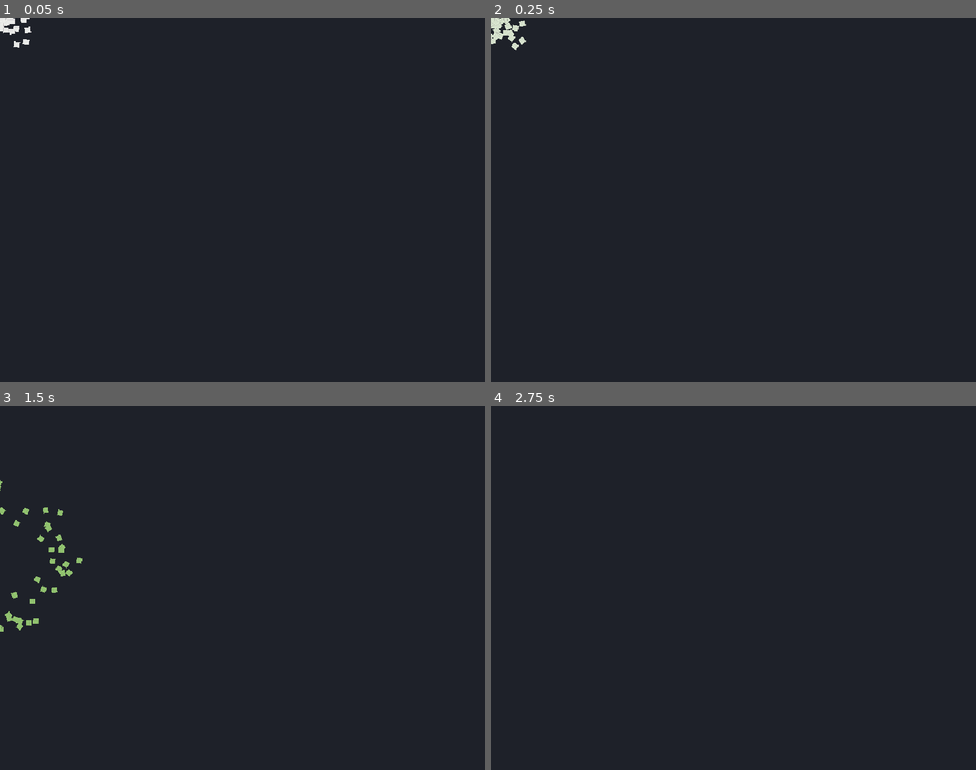
Above: before the commit, frames 1-4 (two rows, left to right).
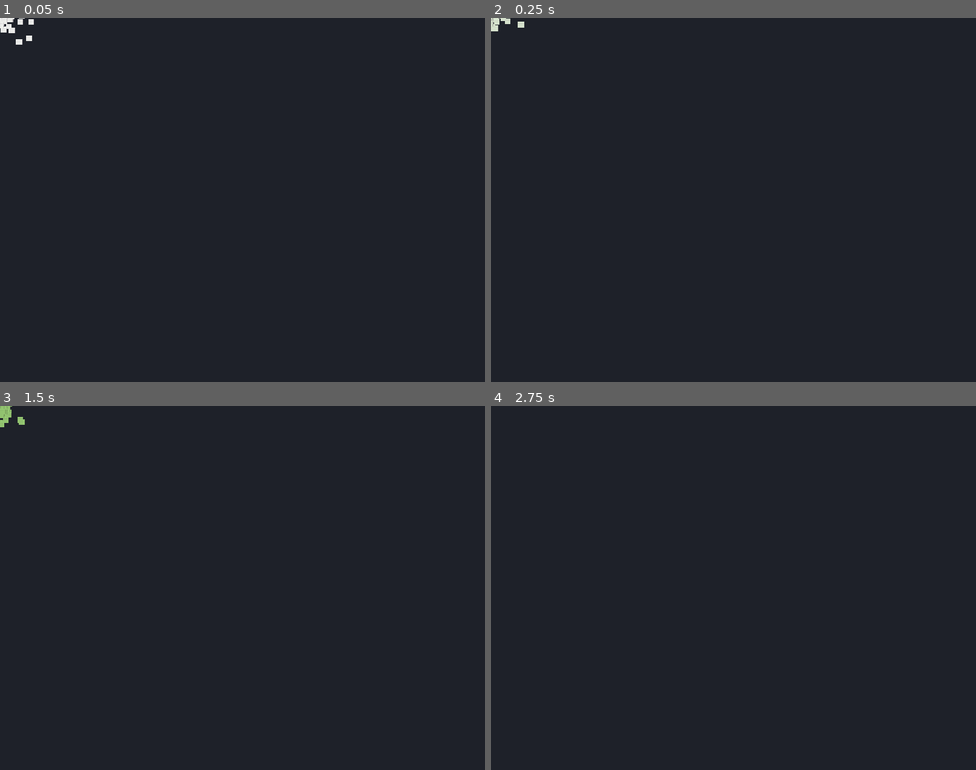
Above: after the commit, the same moments.

Repository: Lochi-dot-JPEG/twistris
Game: Godot game, scene res://entities/tetromino/fill_particles.tscn
Two runs of this game, one before a commit and one after it. Both use one fixed random seed, a clock stepped at 60 frames per second and the inputs below. This scene is started directly instead of the project's main scene.
Inputs:
- Up to frame 1 (0.05 s): no input
- Up to frame 2 (0.25 s): no input
- Up to frame 3 (1.5 s): hold D (right) from 0.53 s (still down); tap Space (harddrop) at 0.6 s; tap W (rotate) at 1.35 s
- Up to frame 4 (2.75 s): release D (right) at 2.03 s; hold A (left) from 2.03 s (still down); tap E (rotateccw) at 2.1 s

The runs differ from the first frame. In frame 1, 0.2% of the frame differs, in the area x 0-7%, y 0-9%; in frame 2, 0.2%; in frame 3, 0.6%, in the area x 0-17%, y 0-62%; in frame 4, nothing differs.

Commit message:
feat: move, explode and repair sounds

Diff:
--- a/entities/tetromino/fill_particles.tscn
+++ b/entities/tetromino/fill_particles.tscn
@@ -25,12 +25,8 @@
 particle_flag_disable_z = true
 emission_shape = 1
 emission_sphere_radius = 72.65
-spread = 180.0
-initial_velocity_min = 76.73
-initial_velocity_max = 76.73
-angular_velocity_min = -209.93
-angular_velocity_max = 239.48
-gravity = Vector3(0, 280, 0)
+orbit_velocity_min = 0.3110001
+orbit_velocity_max = 1.1390002
 scale_curve = SubResource("CurveTexture_7gm7o")
 color_ramp = SubResource("GradientTexture1D_ml8bh")
 
--- a/entities/tetromino/particles.gd
+++ b/entities/tetromino/particles.gd
@@ -2,7 +2,6 @@
 
 func _ready() -> void:
 	emitting = true
-	finished.connect(queue_free)
 
 func _finished():
 	queue_free()
--- a/entities/tetromino/tetromino.gd
+++ b/entities/tetromino/tetromino.gd
@@ -145,6 +145,7 @@
 	get_node("%block4"),
 ]
 
+@onready var move_sound : AudioStreamPlayer = $AudioStreamPlayer
 @onready var ghost : Node2D = $Ghost
 @onready var ghost_blocks : Array[CharacterBody2D] = [
 	get_node("%ghost_block"),
@@ -253,9 +254,6 @@
 		var moved = _try_move_direction(Vector2(0,1))
 		if not moved:
 			grounded.emit()
-
-
-
 		if Input.is_action_pressed("softdrop"):
 			soft_drop.emit()
 
@@ -263,7 +261,8 @@
 
 		# Move piece right
 		if Input.is_action_just_pressed("right"):
-			_try_move_direction(Vector2(1,0))
+			if _try_move_direction(Vector2(1,0)):
+				move_sound.play()
 
 		if Input.is_action_pressed("right"):
 			var before_mod_auto_repeat = int((time_since_right_pressed - DAS_DELAY) / AUTO_REPEAT_RATE)
@@ -273,12 +272,14 @@
 			var after_mod_auto_repeat = int((time_since_right_pressed - DAS_DELAY) / AUTO_REPEAT_RATE)
 			print(before_mod_auto_repeat - after_mod_auto_repeat)
 			if time_since_right_pressed > DAS_DELAY and int(after_mod_auto_repeat) != int(before_mod_auto_repeat):
-				_try_move_direction(Vector2(1,0))
+				if _try_move_direction(Vector2(1,0)):
+					move_sound.play()
 		else:
 			time_since_right_pressed = 0
 
 		if Input.is_action_just_pressed("left"):
-			_try_move_direction(Vector2(-1,0))
+			if _try_move_direction(Vector2(-1,0)):
+				move_sound.play()
 
 		if Input.is_action_pressed("left"):
 			var before_mod_auto_repeat = int((time_since_left_pressed - DAS_DELAY) / AUTO_REPEAT_RATE)
@@ -288,7 +289,8 @@
 			var after_mod_auto_repeat = int((time_since_left_pressed - DAS_DELAY) / AUTO_REPEAT_RATE)
 			print(before_mod_auto_repeat - after_mod_auto_repeat)
 			if time_since_left_pressed > DAS_DELAY and int(after_mod_auto_repeat) != int(before_mod_auto_repeat):
-				_try_move_direction(Vector2(-1,0))
+				if _try_move_direction(Vector2(-1,0)):
+					move_sound.play()
 		else:
 			time_since_left_pressed = 0
 
--- a/entities/tetromino/tetromino.tscn
+++ b/entities/tetromino/tetromino.tscn
@@ -2,6 +2,7 @@
 
 [ext_resource type="Script" uid="uid://bo02qckut3x2n" path="res://entities/tetromino/tetromino.gd" id="1_pvnj8"]
 [ext_resource type="PackedScene" uid="uid://cp7speqt4bjrq" path="res://entities/tetromino/block.tscn" id="2_dlre0"]
+[ext_resource type="AudioStream" uid="uid://dewrkvo3cad1c" path="res://addons/sounds/click-ui/click-click-mono.wav" id="3_dlre0"]
 
 [node name="Tetromino" type="Node2D" unique_id=586899416]
 script = ExtResource("1_pvnj8")
@@ -42,3 +43,8 @@
 unique_name_in_owner = true
 collision_layer = 0
 collision_mask = 2
+
+[node name="AudioStreamPlayer" type="AudioStreamPlayer" parent="." unique_id=1624576549]
+stream = ExtResource("3_dlre0")
+volume_db = 8.838
+max_polyphony = 10
--- a/locations/board/board.gd
+++ b/locations/board/board.gd
@@ -170,6 +170,7 @@
 
 
 func _explode_at_point(point: Vector2):
+	Preload.explode_sound.play()
 	var new_explosion = Preload.EXPLOSION_PARTICLES.instantiate()
 	add_child(new_explosion)
 	new_explosion.global_position = point
@@ -199,6 +200,7 @@
 
 func _fill_at_point(point: Vector2): # TODO
 	var new_fill_particles = Preload.FILL_PARTICLES.instantiate()
+	Preload.repair_sound.play()
 	add_child(new_fill_particles)
 	new_fill_particles.global_position = point
 
--- a/preload.gd
+++ b/preload.gd
@@ -4,3 +4,14 @@
 const EXPLOSION_PARTICLES = preload("res://entities/tetromino/explode_particles.tscn")
 const FILL_PARTICLES = preload("res://entities/tetromino/fill_particles.tscn")
 const BLOCK = preload("res://entities/tetromino/block.tscn")
+
+@onready var explode_sound = AudioStreamPlayer.new()
+@onready var repair_sound = AudioStreamPlayer.new()
+
+func _ready() -> void:
+	explode_sound.stream = load("res://addons/sounds/explosion.ogg")
+	repair_sound.stream = load("res://addons/sounds/reversedshatter.ogg")
+	repair_sound.max_polyphony = 1
+	explode_sound.max_polyphony = 1
+	add_child(explode_sound)
+	add_child(repair_sound)
Not shown, added: addons/sounds/click-ui/click-click-mono.wav.import
Not shown, added: addons/sounds/explosion.ogg.import
Not shown, added: addons/sounds/reversedshatter.ogg.import
Not shown, changed: .gitignore
Not shown, added: addons/sounds/click-ui/click-click-mono.wav
Not shown, added: addons/sounds/explosion.ogg
Not shown, added: addons/sounds/reversedshatter.ogg
